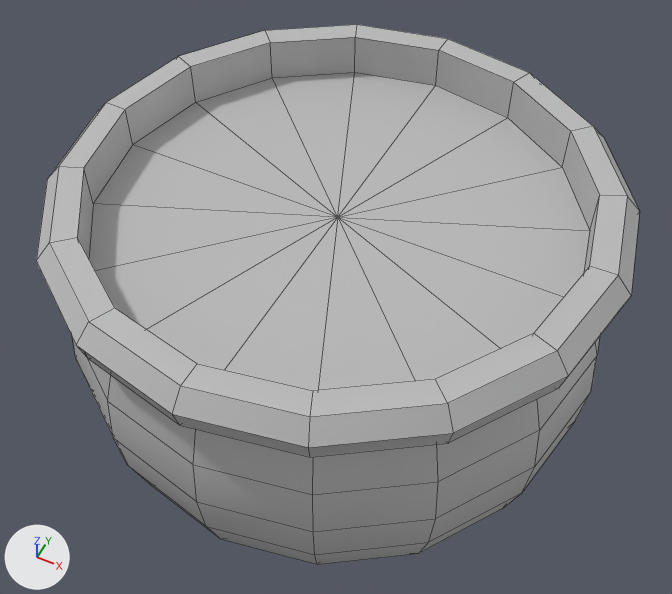
Renders of the FBX model Assets/04_Models/Chambre_Fille/Tapis_Lumiere_Props_Rideau.fbx from each side of a commit.
Both versions are drawn from a 50 mm camera at (3.101, -6.204, 0.332) aimed at (2.997, -5.995, 0.072). The lights are fixed; the arrows at lower left show +X, +Y and +Z. Mesh edges are drawn as thin lines. Where no turn or scale is listed for an object, it has been applied to the vertices. Vertices at the same position are counted once.

The older version as bpy lines, for what is in view:
```python
me_mesh_010 = bpy.data.meshes.new('Mesh.010')
me_mesh_010.from_pydata(...)  # 209 vertices, 216 faces; spans x -0.097..0.097, y -0.097..0.097, z 0.0..0.134
me_mesh_010.materials.append(mat_lambert1)  # grey #bcbcbc
ob_pot_de_fleur = bpy.data.objects.new('Pot_de_fleur', me_mesh_010)
ob_pot_de_fleur.location = (3.0, -6.0, 0.0)
```
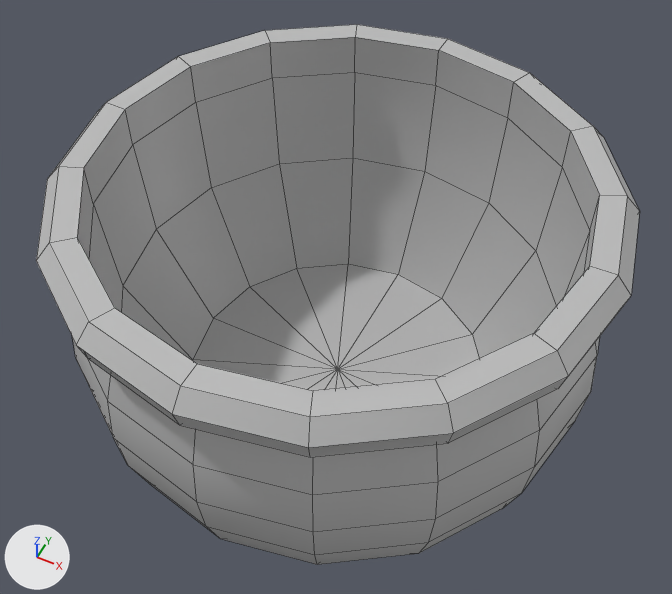
Where the change shows, as pixel boxes (x1, y1, x2, y2) in the pictures (672 x 594 px):
part 1 of me_mesh_010, built on
    both: (89, 72, 590, 391)

What changed in the scene script:
```text
Change me_mesh_010:
    used by ob_pot_de_fleur; location = (3.0, -6.0, 0.0)
    remove me_mesh_010.from_pydata(...)  # 209 vertices, 216 faces; spans x -0.097..0.097, y -0.097..0.097, z 0.0..0.134
    add me_mesh_010.from_pydata(...)  # 241 vertices, 248 faces; spans x -0.097..0.097, y -0.097..0.097, z 0.0..0.134
    me_mesh_010 part 1
    1 vertex is removed from x 0.0, y 0.0, z 0.118
    16 faces are deleted
    33 vertices are added at x -0.08..0.08, y -0.08..0.08, z 0.035..0.077
    48 new faces join them
```
